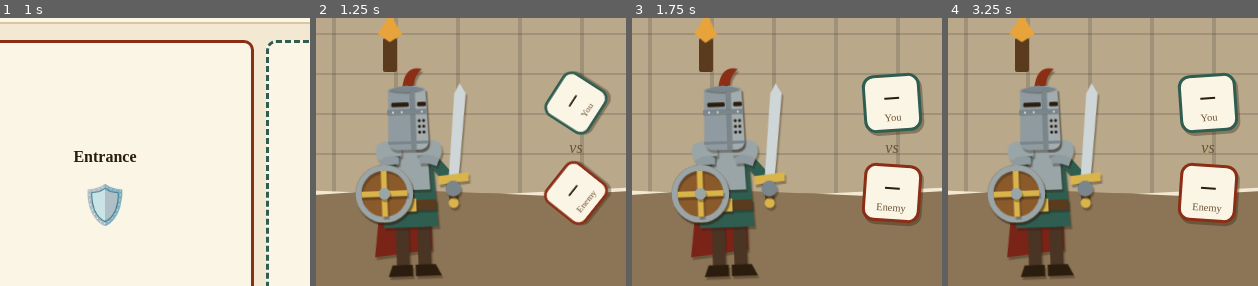
Above: before the commit, frames 1-4 (left to right).
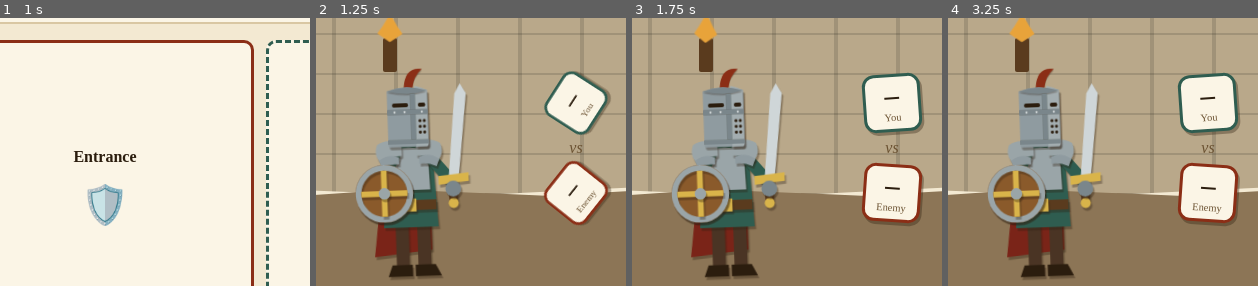
Above: after the commit, the same moments.

Repository: Wut-Lab/Dungeon-10
Game: browser game, page index.html
The game is run twice, just before and just after one commit, with the same random seed, the same clock (stepped at 60 frames per second) and the same inputs.
Inputs:
- Up to frame 1 (1 s): click "Tap to begin your quest" at 0.27 s
- Up to frame 2 (1.25 s): hold Right from 1.03 s (still down)
- Up to frame 3 (1.75 s): release Right at 1.53 s; hold Right from 1.58 s (still down)
- Up to frame 4 (3.25 s): release Right at 2.25 s; hold Right 2.3-2.8 s; hold Right from 2.85 s (still down)
The pictures show only the part of the screen within x 8-58%, y 25-75%; the shares and areas given below are measured in that part.

Frame 1 is identical in both runs. In frame 2, 0.8% of the frame differs, in the area x 22-37%, y 18-51%; in frame 3, 0.8%; in frame 4, 0.8%.

Commit message:
Knight: tidy great helm geometry
Straight sides and a flat base rim, cross strip stops at the rim, lit
front plane meets the strip edge, eye slits and breathing holes centered
in their panels, softer plume shadow.

Co-Authored-By: Claude Opus 5.5 <noreply@anthropic.com>
Claude-Session: https://claude.ai/code/session_013BExePevm9JAB9t41chAoh

Diff:
--- a/art.js
+++ b/art.js
@@ -22,19 +22,19 @@
   <path d="M51 73 Q44 70 37 75 L39 80 Q45 77 51 78 Z" fill="#8f9ba0"/>
   <path d="M63 66 Q70 58 80 64 Q83 72 77 77 Q70 72 63 72 Z" fill="#9aa5a8"/>
   <path d="M65 73 Q72 70 79 75 L77 80 Q71 77 65 78 Z" fill="#8f9ba0"/>
-  <path d="M55 25 Q57 9 69 12 Q63 17 63 25 Z" fill="#8b2e16"/>
-  <path d="M45 26 Q58 21 71 26 L72 62 Q72 67 67 68 H49 Q44 67 44 62 Z" fill="#8f9ba0"/>
-  <path d="M62 23.5 Q68 24 71 26 L72 62 Q72 67 67 68 H62 Z" fill="#a3adb0"/>
-  <path class="m" d="M45 26 Q58 21 71 26 Q58 30 45 26 Z" fill="#7a868b"/>
-  <rect class="d" x="60" y="27" width="3.5" height="41" fill="#7a868b"/>
+  <path class="m" d="M56 25 Q57 10 69 12 Q63 17 62 25 Z" fill="#8b2e16"/>
+  <path d="M44 27 Q58 22 72 27 V64 Q72 66 70 66 H46 Q44 66 44 64 Z" fill="#8f9ba0"/>
+  <path d="M63.5 23.6 Q68.5 24.6 72 27 V64 Q72 66 70 66 H63.5 Z" fill="#a3adb0"/>
+  <path class="m" d="M44 27 Q58 22 72 27 Q58 31 44 27 Z" fill="#7a868b"/>
+  <rect class="d" x="60" y="29" width="3.5" height="32" fill="#7a868b"/>
   <rect class="d" x="44" y="40" width="28" height="3.5" fill="#7a868b"/>
-  <rect class="d" x="47" y="35" width="12" height="3" rx="1" fill="#2b1d0e"/>
-  <rect class="d" x="65" y="35" width="6" height="3" rx="1" fill="#2b1d0e"/>
-  <circle class="d" cx="48" cy="41.75" r=".8" fill="#cfd6d8"/><circle class="d" cx="54" cy="41.75" r=".8" fill="#cfd6d8"/><circle class="d" cx="68" cy="41.75" r=".8" fill="#cfd6d8"/>
-  <circle class="d" cx="66" cy="48" r="1" fill="#2b1d0e"/><circle class="d" cx="69" cy="48" r="1" fill="#2b1d0e"/>
-  <circle class="d" cx="66" cy="52" r="1" fill="#2b1d0e"/><circle class="d" cx="69" cy="52" r="1" fill="#2b1d0e"/>
-  <circle class="d" cx="66" cy="56" r="1" fill="#2b1d0e"/><circle class="d" cx="69" cy="56" r="1" fill="#2b1d0e"/>
-  <path class="d" d="M44 63 H72" stroke="#7a868b" stroke-width="2"/>
+  <rect class="d" x="47.5" y="35.5" width="11" height="2.8" rx="1.2" fill="#2b1d0e"/>
+  <rect class="d" x="65.5" y="35.5" width="5" height="2.8" rx="1.2" fill="#2b1d0e"/>
+  <circle class="d" cx="49" cy="41.75" r=".8" fill="#cfd6d8"/><circle class="d" cx="56" cy="41.75" r=".8" fill="#cfd6d8"/><circle class="d" cx="68" cy="41.75" r=".8" fill="#cfd6d8"/>
+  <circle class="d" cx="66.5" cy="48" r="1" fill="#2b1d0e"/><circle class="d" cx="69.5" cy="48" r="1" fill="#2b1d0e"/>
+  <circle class="d" cx="66.5" cy="52" r="1" fill="#2b1d0e"/><circle class="d" cx="69.5" cy="52" r="1" fill="#2b1d0e"/>
+  <circle class="d" cx="66.5" cy="56" r="1" fill="#2b1d0e"/><circle class="d" cx="69.5" cy="56" r="1" fill="#2b1d0e"/>
+  <rect class="d" x="44" y="61" width="28" height="3" fill="#7a868b"/>
   <circle cx="40" cy="98" r="20" fill="#8a5a2b"/>
   <circle cx="40" cy="98" r="18" fill="none" stroke="#9aa5a8" stroke-width="4"/>
   <path d="M40 82 V114 M24 98 H56" stroke="#d9b44a" stroke-width="4"/>
